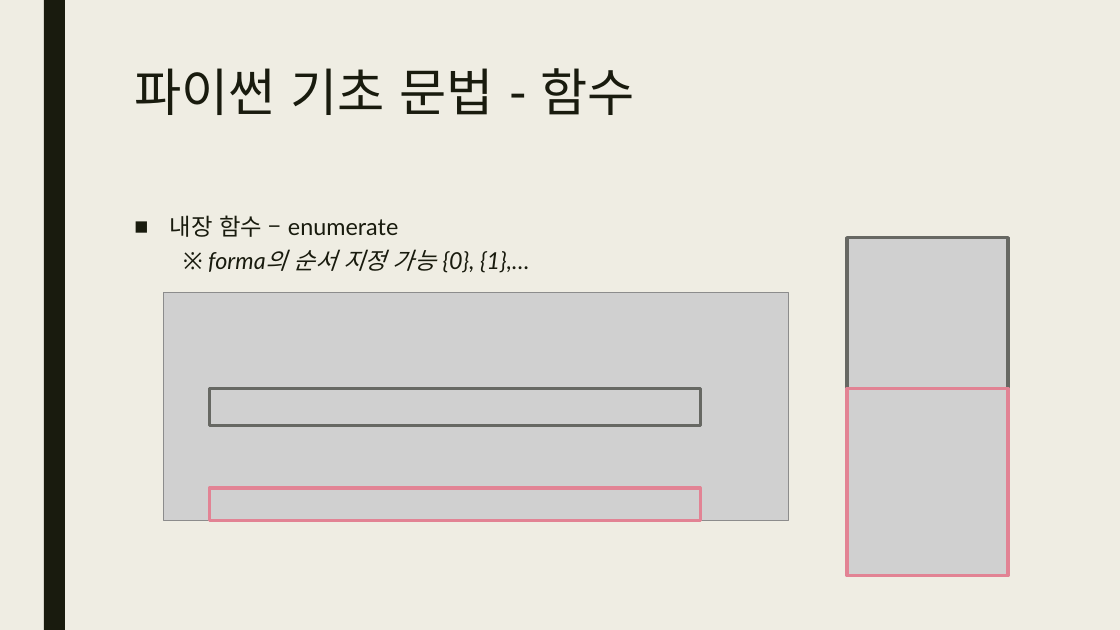
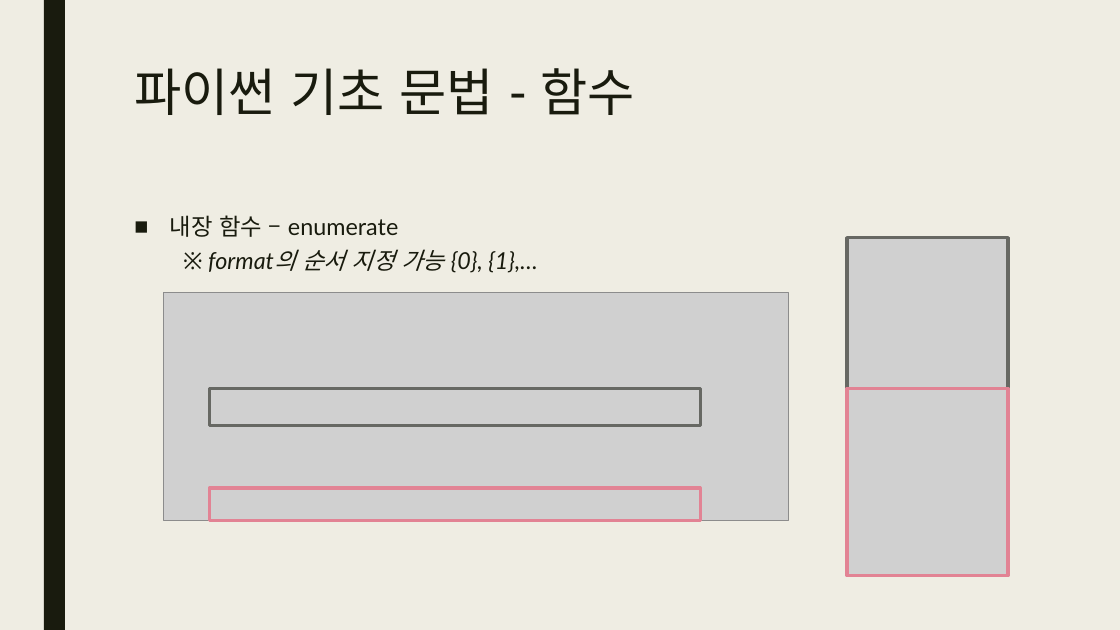
Before and after one commit to DongJoonLeeDJ/AI_305_7_20220627, a slide deck: slide 35 of djpython/파이썬 기초.pptx. Drawn at 1120x630 pixels with LibreOffice and Linux fonts; fonts in the diff are those of the drawing; grey boxes stand for pictures. Boxes give left, top, right and bottom in pixels: in the first picture for what was removed or moved away, otherwise in the second. Text is boxed around its words. In the diff, an @@ line names an element or a change of style, - is before the commit and + after.

```diff
--- a/djpython/파이썬 기초.pptx
+++ b/djpython/파이썬 기초.pptx
@@ text at bbox=[302, 249, 537, 273]: text changed @@
-  ※ forma의 순서 지정 가능 {0}, {1},…
+  ※ format의 순서 지정 가능 {0}, {1},…
```
